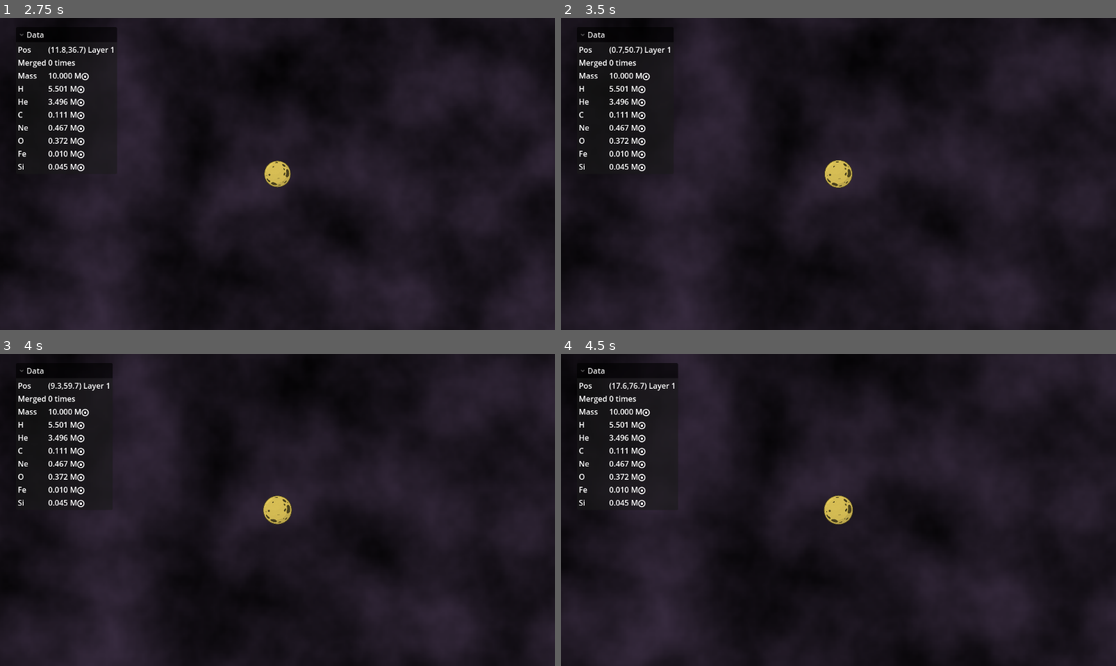
Above: before the commit, frames 1-4 (two rows, left to right).
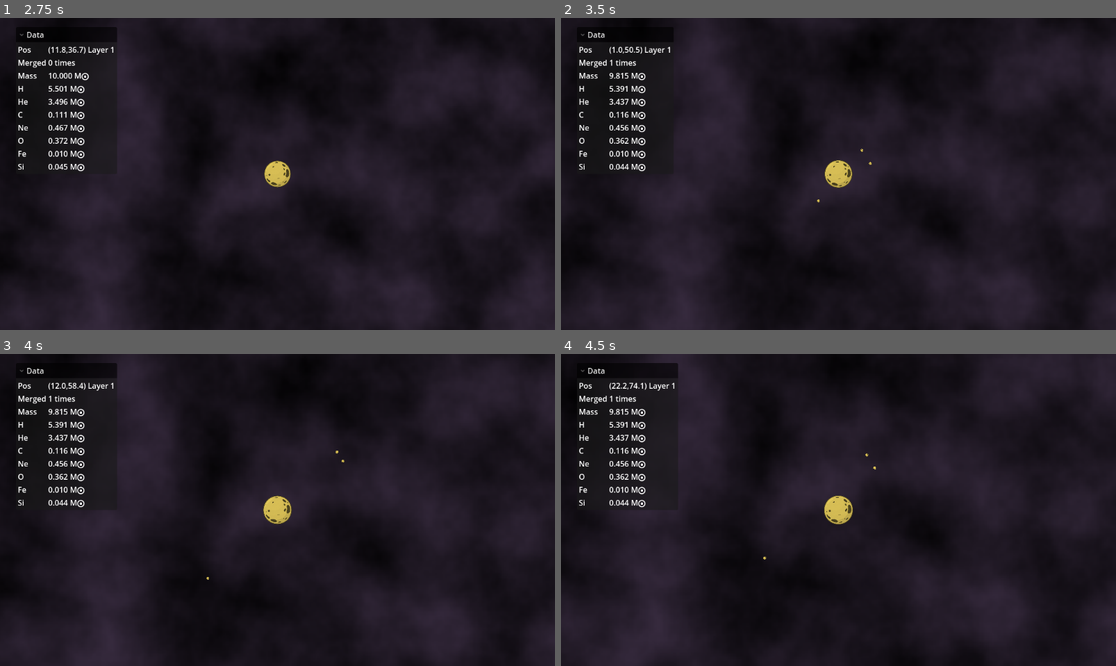
Above: after the commit, the same moments.

Repository: HellHoleStudios/ldjam58
Game: Godot game, scene res://scene/game.tscn
Same seed, same stepped clock (60 frames per second), same inputs: the game is played once before the commit and once after it.
Inputs:
- Up to frame 1 (2.75 s): tap A (A) at 0.6, 2.3 s; tap D (D) at 0.8, 1.35 s; tap S (S) at 1.55, 2.1 s
- Up to frame 2 (3.5 s): tap A (A) at 2.85 s; tap D (D) at 3.05 s
- Up to frame 3 (4 s): tap D (D) at 3.6 s; tap S (S) at 3.8 s
- Up to frame 4 (4.5 s): tap S (S) at 4.35 s

Frame 1 is identical in both runs. In frame 2, 0.3% of the frame differs, in the area x 8-57%, y 9-60%; in frame 3, 0.4%, in the area x 8-63%, y 4-73%; in frame 4, 0.3%.

Commit message:
Apply bullet split feature

Diff:
--- /dev/null
+++ b/script/features/Bullet.gd
@@ -0,0 +1,28 @@
+extends StarFeature
+class_name Bullet
+
+var cooldown = 5.0
+var timer = 0.0
+
+func mergeable() -> bool:
+    return false
+
+func process(delta: float) -> void:
+    timer -= delta
+    if timer < 0:
+        timer = 0
+
+func crash(other: Star) -> bool:
+    print("Bullet crash detected")
+    if timer > 0:
+        return false
+    if other.mass < star.mass:
+        return false
+    else:
+        timer = cooldown
+        var damage = star.mass
+        other.merge(star)
+        for i in range(3):
+            other.split(min(other.mass * 0.5, damage * 0.8))
+
+        return true
--- a/script/features/Fluctuation.gd
+++ b/script/features/Fluctuation.gd
@@ -18,7 +18,7 @@
 		star.add_child(wave)
 		wave.position = Vector2.ZERO
 
-		for other_star in Game.instance.stars.get_children():
+		for other_star in Game.get_all_stars():
 			if other_star is not Star or other_star == star or other_star.mass < star.mass:
 				continue
 			var dist = star.position.distance_to(other_star.position)
--- /dev/null
+++ b/script/features/Gunner.gd
@@ -0,0 +1,47 @@
+extends StarFeature
+class_name Gunner
+
+var bullet_script = preload("res://script/features/Bullet.gd")
+
+var interval = 3.0
+var timer = 0.0
+
+func shoot(direction: Vector2) -> void:
+	var BULLET_MASS_RATIO = 0.2
+	var bullet = Game.spawn_star_displayer(star.position,
+										   star.mass * BULLET_MASS_RATIO)
+	star.update_mass(star.mass * (1 - BULLET_MASS_RATIO))
+
+	# 位置稍微偏移，防止重叠
+	var radius_sum = star.get_radius() + bullet.get_radius()
+	bullet.position += direction.normalized() * radius_sum * 1.5
+	star.add_ignore_gravity(bullet, 5)
+
+	bullet.linear_velocity = direction.normalized() * 600
+	bullet_script.new(bullet, 1)
+
+func process(delta: float) -> void:
+	timer -= delta
+	if timer <= 0:
+		timer += interval
+		var bullet = Star.new()
+
+		# 瞄准最近的更大星体
+		var target: Star = null
+		var min_dist = INF
+		for other in Game.get_all_stars():
+			if other is Star and other != star and other.mass > star.mass:
+				var dist = star.position.distance_to(other.position)
+				if dist < min_dist:
+					min_dist = dist
+					target = other
+		if target:
+			var direction = (target.position - star.position).normalized()
+			shoot(direction)
+
+func draw() -> void:
+	# debug
+	star.draw_circle(Vector2.ZERO, star.get_radius() + 15, Color(1, 1, 0, 0.5))
+
+static func generate_weight(stars: Array[Node], player: PlayerStar) -> float:
+	return 1
--- a/script/game.gd
+++ b/script/game.gd
@@ -8,7 +8,7 @@
 # 玩家位置和边界参数
 var player_pos: Vector2 = Vector2.ZERO
 var last_player_pos: Vector2 = Vector2.ZERO
-var boundary_radius: float = 1000 # 圆形边界半径，可调整
+var boundary_radius: float = 2000 # 圆形边界半径，可调整
 var density_ratio: float = 1000 # 密度参数，越大生成越稠密
 var area_accum: float = 0.0 # 累计新区域面积
 const MAX_GRAVITY_DIST = 500 * 500
@@ -52,7 +52,7 @@
 		var density = boundary_radius * boundary_radius / density_ratio
 		var spawn_count = int(area_accum / density)
 
-		print(spawn_count)
+		#print(spawn_count)
 		for i in range(spawn_count):
 			# 计算玩家移动方向
 			var move_vec = player_pos - last_player_pos
@@ -95,6 +95,12 @@
 			file_name = dir.get_next()
 		dir.list_dir_end()
 
+static func get_feature(target_feature: StarFeature):
+	for feature_script in instance.features:
+		if typeof(target_feature) == TYPE_OBJECT and target_feature.get_script() == feature_script:
+			return feature_script
+	return null
+
 func set_star_features(star: Star):
 	# 给新生成的star添加features
 	var total_weight = 1 # 正常star权重为1
@@ -122,29 +128,11 @@
 		for j in range(i + 1, all_stars.size()):
 			var star_a: Star = all_stars[i]
 			var star_b: Star = all_stars[j]
-			var force = calc_star_force(star_a, star_b)
+			var force = star_a.calc_star_force(star_b)
 			if force.is_zero_approx():
 				continue
 			star_a.apply_central_force(force)
 			star_b.apply_central_force(-force)
-
-func calc_star_force(star_a: Star, star_b: Star) -> Vector2:
-	var G = 100000 # 引力常数，可调整
-	var dir = star_b.get_sprite().global_position - star_a.get_sprite().global_position
-	var dist_sq = dir.length_squared()
-	if dist_sq == 0:
-		return Vector2.ZERO
-	if dist_sq > MAX_GRAVITY_DIST / (($player/Sprite/Camera2D.zoom.x) ** 2):
-		return Vector2.ZERO
-	var min_dist = star_a.get_radius() + star_b.get_radius()
-	min_dist *= 1.5
-	var dist = sqrt(dist_sq)
-	var force_mag = G * star_a.get_mass() * star_b.get_mass() / dist_sq
-
-	if dist < min_dist:
-		#force_mag = (dist / min_dist) * (G * star_a.get_mass() * star_b.get_mass() / (min_dist * min_dist))
-		force_mag = (G * star_a.get_mass() * star_b.get_mass() / (min_dist * min_dist))
-	return dir.normalized() * force_mag
 
 static var star_partial = preload("res://partial/star_displayer.tscn")
 
@@ -161,3 +149,13 @@
 
 	instance.stars.add_child(star)
 	return star
+
+static func get_all_stars() -> Array:
+	var all_stars = []
+	for star in instance.stars.get_children():
+		if star == null:
+			continue
+		all_stars.append(star)
+	# 添加玩家
+	all_stars.append(instance.get_node("player"))
+	return all_stars
--- a/script/obj/Star.gd
+++ b/script/obj/Star.gd
@@ -6,9 +6,11 @@
 var elements: Dictionary
 var merge_count: int
 var color_ramp = preload("res://partial/star_color.tres")
-var explosion_scene=preload("res://partial/explosion.tscn")
+var explosion_scene = preload("res://partial/explosion.tscn")
 
 var features: Array[StarFeature] = []
+
+var IgnoreGravity: Dictionary[Star, float] = {}
 
 #func _init(_mass: float = 1.0):
 	#self.mass=_mass
@@ -27,12 +29,13 @@
 func _process(delta: float) -> void:
 	for f in features:
 		f.process(delta)
+	update_ignore_gravity(delta)
 
 func _draw() -> void:
 	for f in features:
 		f.draw()
 
-func _physics_process(delta: float) -> void:
+func _physics_process(_delta: float) -> void:
 	rotation = 0
 
 func update_mass(_mass: float):
@@ -78,8 +81,8 @@
 	var radius_sum = get_radius() + new_star.get_radius()
 	# 位置稍微偏移，防止重叠
 	var rand_angle = randf() * PI * 2
-	new_star.position = position + Vector2(radius_sum * 1.2, 0).rotated(rand_angle)
-	new_star.linear_velocity = linear_velocity + Vector2(linear_velocity.length() * randf_range(0, 1) + radius_sum * 20, 0).rotated(rand_angle + PI / 2)
+	new_star.position = position + Vector2(radius_sum * 1.5, 0).rotated(rand_angle)
+	new_star.linear_velocity = linear_velocity + Vector2(linear_velocity.length() * randf_range(0, 1) + (mass + split_mass) * 10, 0).rotated(rand_angle)
 
 	# 按比例分配元素
 	new_star.elements = {}
@@ -89,6 +92,9 @@
 		elements[k] -= portion
 	update_visual()
 	new_star.update_visual()
+
+	# 添加忽略引力
+	add_ignore_gravity(new_star, 0.5)
 	return new_star
 
 func update_visual():
@@ -97,19 +103,23 @@
 	$Collision.shape.radius = radius
 
 	if "H" in elements and "He" in elements:
-		print(color_ramp.sample(1 - elements["H"] / mass))
+		#print(color_ramp.sample(1 - elements["H"] / mass))
 		$Sprite.self_modulate = color_ramp.sample(1 - elements["H"] / mass)
 
 func merge_features(other: Star) -> void:
 	for f in other.features:
+		if not f.mergeable():
+			continue
+
 		var found = false
 		for i in range(features.size()):
-			if features[i].get_class() == f.get_class():
+			if features[i].get_script() == f.get_script():
 				features[i].merge(f)
 				found = true
 				break
 		if not found:
-			f.init(self, f.level)
+			# 复制一个新的同类feature
+			Game.get_feature(f).new(self, f.level)
 
 func merge(other: Star) -> void:
 	# 动量守恒
@@ -123,18 +133,29 @@
 	self.merge_elements(other)
 	self.merge_features(other)
 	other.queue_free()
+	merge_count += 1
 
 func _on_body_entered(body: Node) -> void:
 	if body is Star:
 		var star: Star = body
-		if star.get_mass() < mass:
+		if star.mass < mass:
+			# feature可接管撞击判定
+			var flag = false
+			for f in features:
+				if f.crash(star):
+					flag = true
+			for f in star.features:
+				if f.crash(self):
+					flag = true
+			if flag:
+				return
+
 			if star is not PlayerStar:
 				merge(star)
-				merge_count += 1
 			else:
 				var CRASH_SPEED = 50
 				if (star.linear_velocity - linear_velocity).length() > CRASH_SPEED: # 临界速度可调
-					print("split")
+					#print("split")
 					linear_velocity = star.linear_velocity * 2
 					# 分裂成多个碎块
 					var split_num = min(int((star.linear_velocity - linear_velocity).length() / CRASH_SPEED * 0.5) + randi_range(2, 4), 10) + 8
@@ -144,15 +165,27 @@
 					for i in range(split_num):
 						masse_ratios.append(randf_range(1, 10))
 						sum += masse_ratios[i]
+
+					var fragments = [self]
 					for i in range(split_num):
-						print(mass * masse_ratios[i] / sum)
-						split(mass * masse_ratios[i] / sum)
+						#print(mass * masse_ratios[i] / sum)
+						var fragment = split(mass * masse_ratios[i] / sum)
+						if fragment:
+							fragments.append(fragment)
 					star.linear_velocity *= -0.5
-					var explosion:Sprite2D=explosion_scene.instantiate()
+
+					# 碎片之间忽略0.2秒引力
+					for fragment_a in fragments:
+						for fragment_b in fragments:
+							if fragment_a == fragment_b:
+								continue
+							fragment_a.add_ignore_gravity(fragment_b, 0.2)
+
+					var explosion: Sprite2D = explosion_scene.instantiate()
 					get_tree().current_scene.add_child(explosion)
-					explosion.global_position=global_position
-					var explosion_scale=get_radius()/20
-					explosion.scale=Vector2(explosion_scale,explosion_scale)
+					explosion.global_position = global_position
+					var explosion_scale = get_radius() / 20
+					explosion.scale = Vector2(explosion_scale, explosion_scale)
 				else:
 					var BOUNCE_FACTOR = 20
 					var dir = (star.position - position).normalized()
@@ -162,3 +195,42 @@
 					var v = dir * proj * BOUNCE_FACTOR / (star.mass + mass)
 					star.linear_velocity -= v * mass
 					linear_velocity += v * star.mass
+
+					# 相互忽略0.2秒引力
+					star.add_ignore_gravity(self, 0.2)
+					add_ignore_gravity(star, 0.2)
+
+func calc_star_force(other: Star) -> Vector2:
+	if other in IgnoreGravity:
+		return Vector2.ZERO
+
+	var G = 100000 # 引力常数，可调整
+	var dir = other.get_sprite().global_position - get_sprite().global_position
+	var dist_sq = dir.length_squared()
+	if dist_sq == 0:
+		return Vector2.ZERO
+	if dist_sq > Game.MAX_GRAVITY_DIST / pow(Game.instance.get_node("player/Sprite/Camera2D").zoom.x, 2):
+		return Vector2.ZERO
+	var min_dist = get_radius() + other.get_radius()
+	min_dist *= 1.5
+	var dist = sqrt(dist_sq)
+	var force_mag = G * get_mass() * other.get_mass() / dist_sq
+
+	if dist < min_dist:
+		force_mag = G * get_mass() * other.get_mass() / pow(min_dist, 2)
+	return dir.normalized() * force_mag
+
+func update_ignore_gravity(delta: float):
+	var to_remove = []
+	for star in IgnoreGravity.keys():
+		if not is_instance_valid(star):
+			to_remove.append(star)
+			continue
+		IgnoreGravity[star] -= delta
+		if IgnoreGravity[star] <= 0:
+			to_remove.append(star)
+	for star in to_remove:
+		IgnoreGravity.erase(star)
+
+func add_ignore_gravity(star: Star, duration: float):
+	IgnoreGravity[star] = duration
--- a/script/obj/StarFeature.gd
+++ b/script/obj/StarFeature.gd
@@ -6,7 +6,7 @@
 func init(_star: Star, _level: int) -> void:
     star = _star
     level = _level
-    star.features.append(self)
+    _star.features.append(self)
 
 func _init(_star: Star, _level: int):
     init(_star, _level)
@@ -21,5 +21,11 @@
 func merge(other: StarFeature) -> void:
     level += other.level
 
+func crash(other: Star) -> bool:
+    return false
+
+func mergeable() -> bool:
+    return true
+
 static func generate_weight(stars: Array[Node], player: PlayerStar) -> float:
-    return 100
+    return 0
--- a/script/ui/player.gd
+++ b/script/ui/player.gd
@@ -10,12 +10,12 @@
 	self.mass = 10
 	randomize_elements()
 
-	print(contact_monitor)
+	#print(contact_monitor)
 
 	super._ready()
 
 func _physics_process(delta):
-	super(delta)
+	super (delta)
 
 	# 1. Get the player input direction
 	var input_direction = Input.get_vector("A", "D", "W", "S").normalized()
@@ -30,10 +30,16 @@
 	# This is the key to smooth movement.
 	# For RigidBody2D, we set the linear_velocity directly
 
-	var diff=target_velocity-linear_velocity
+	var diff = target_velocity - linear_velocity
 	if not diff.is_zero_approx():
-		var mag=diff.length()
-		diff=diff.normalized()
-		mag=clampf(mag,0,acceleration*delta)
-		diff*=mag
-		linear_velocity+=diff
+		var mag = diff.length()
+		diff = diff.normalized()
+		mag = clampf(mag, 0, acceleration * delta)
+		diff *= mag
+		linear_velocity += diff
+
+func _process(delta):
+	super._process(delta)
+
+func _draw() -> void:
+	super._draw()
Not shown, added: script/features/Bullet.gd.uid
Not shown, added: script/features/Gunner.gd.uid
